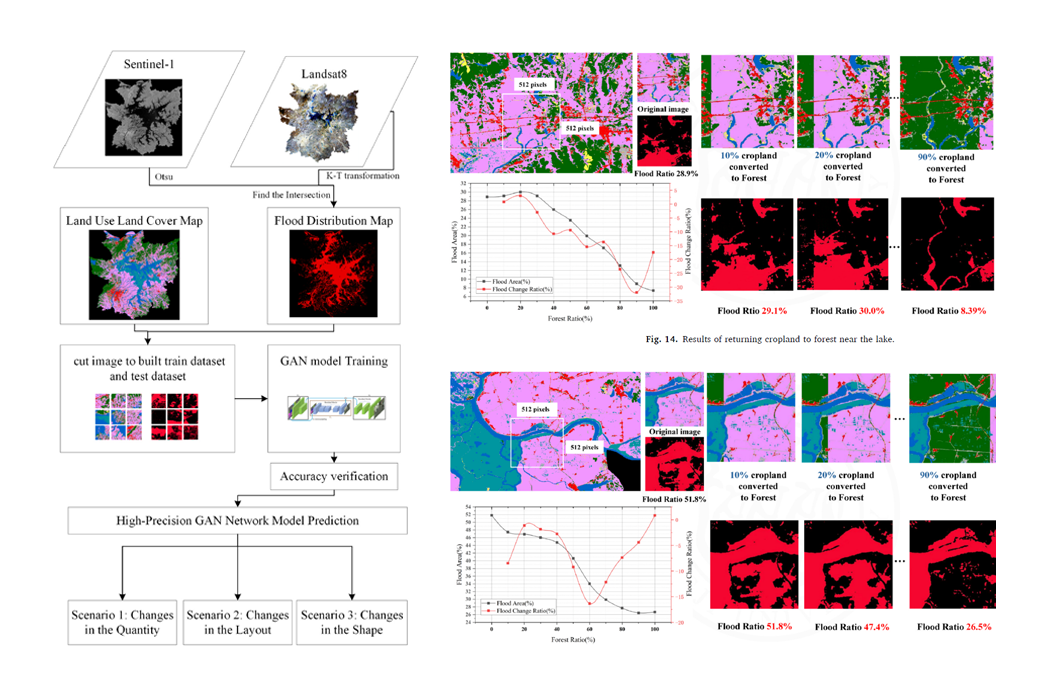
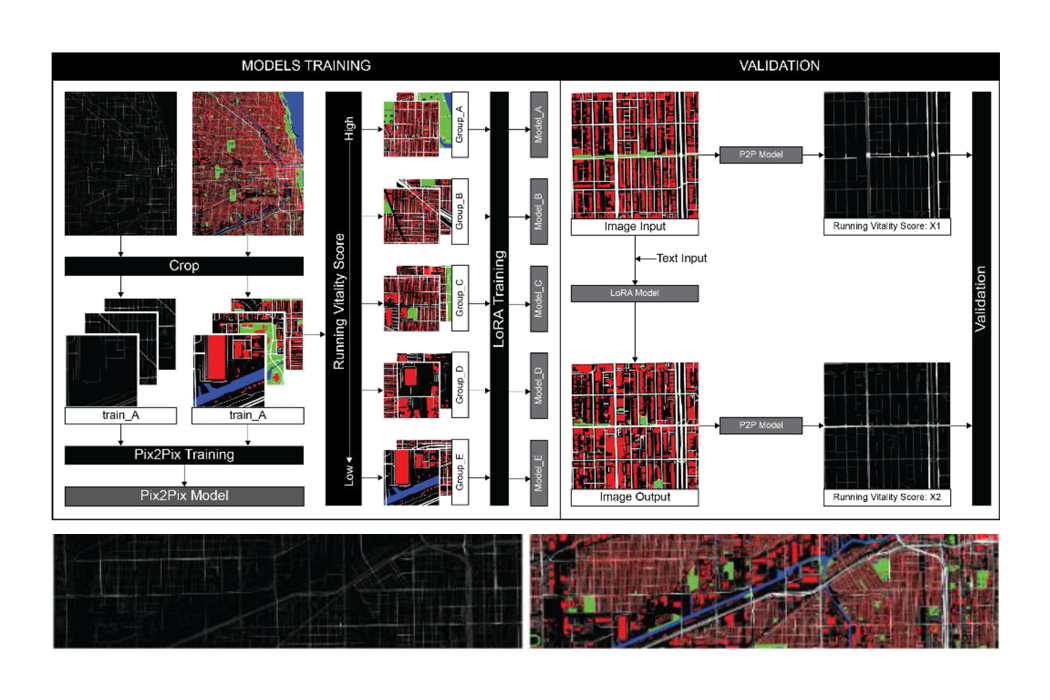
Two versions of the same layered image (1050 × 700). Layer-by-layer changes:
renamed "图层 3" to "图层 2", painted on it over 50, 50, 1000, 650
painted on "图层 1" over 50, 50, 1000, 646
